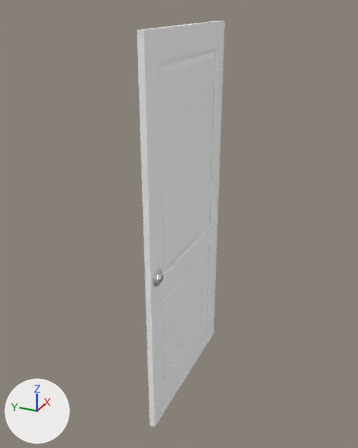
The glTF model assets/doors/doorway_door_4.glb, before and after one commit.
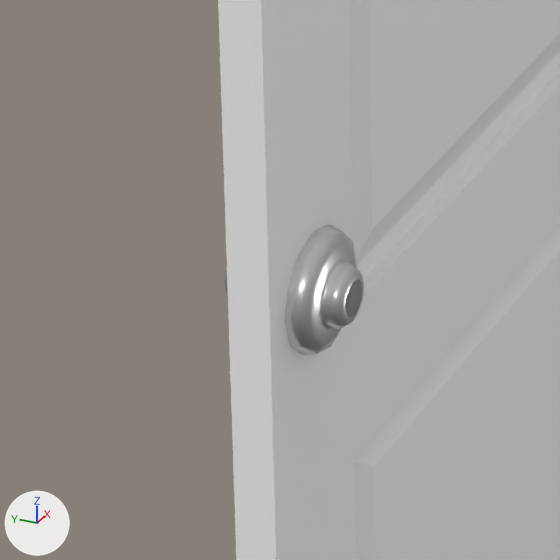
Each version appears first whole from a camera (50 mm lens) standing at (-2.242, 2.036, 2.144) and looking at (-0.011, 3.04, 1.029), and next in a close-up on the part from 32% to 53% of the width and 53% to 70% of the height. Every picture has the same lights, and +X, +Y and +Z are marked at lower left. Where no turn or scale is listed for an object, it has been applied to the vertices.

Objects in the first close-up: 'doorway_door_4'.
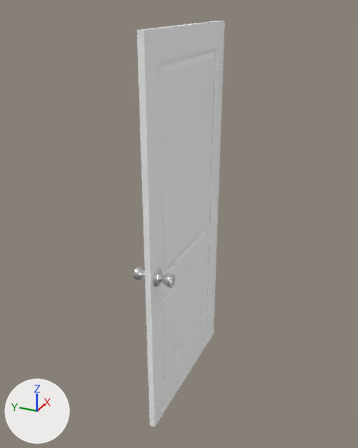
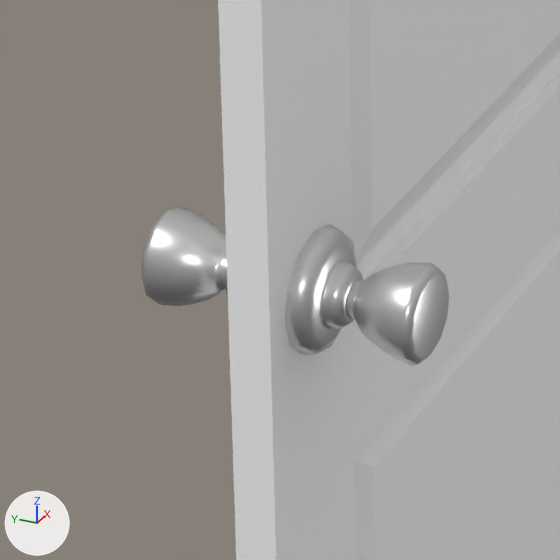
Commit message: update door assets

What changed in the scene script:
```text
Add me_mesh_011:
    me_mesh_011.from_pydata(...)  # 194 vertices, 384 faces; spans x -0.428..-0.361, y 2.901..3.099, z 0.881..0.948
    me_mesh_011.materials.append(mat_metal_material)  # white #e7e7e7
Add ob_doorway_handle_4:
    ob_doorway_handle_4 = bpy.data.objects.new('doorway_handle_4', me_mesh_011)
    ob_doorway_handle_4.location = (0.0, 0.0, 0.0)
```

What differs and where, as boxes (x1, y1, x2, y2) in the close-ups (560 x 560 px):
'doorway_handle_4', added: after (141, 206, 449, 365)
